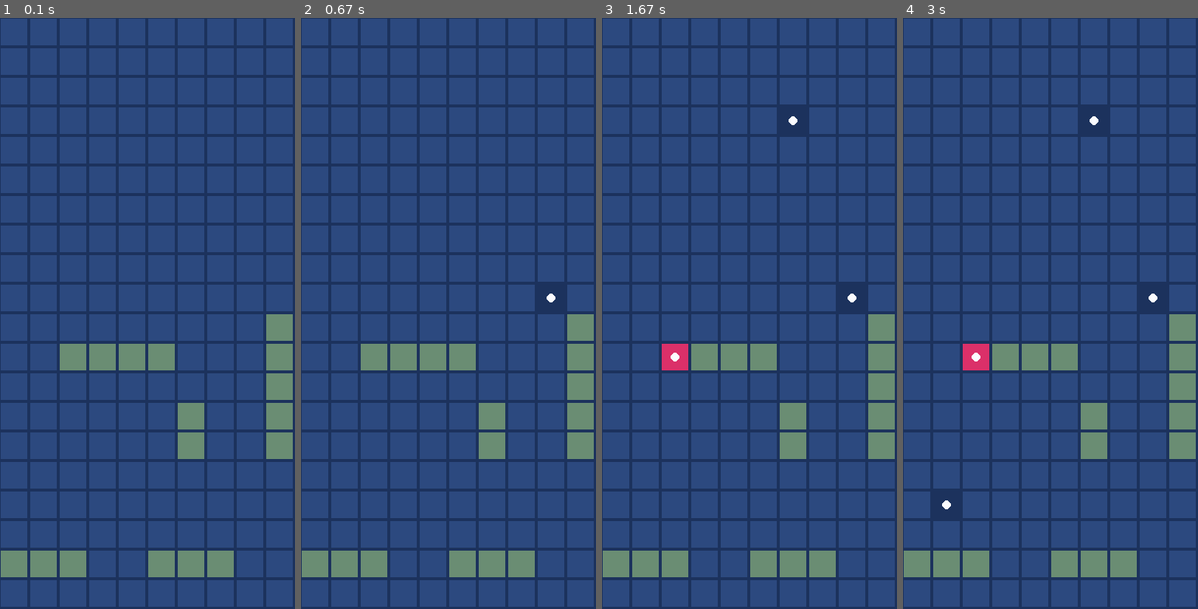
Above: before the commit, frames 1-4 (left to right).
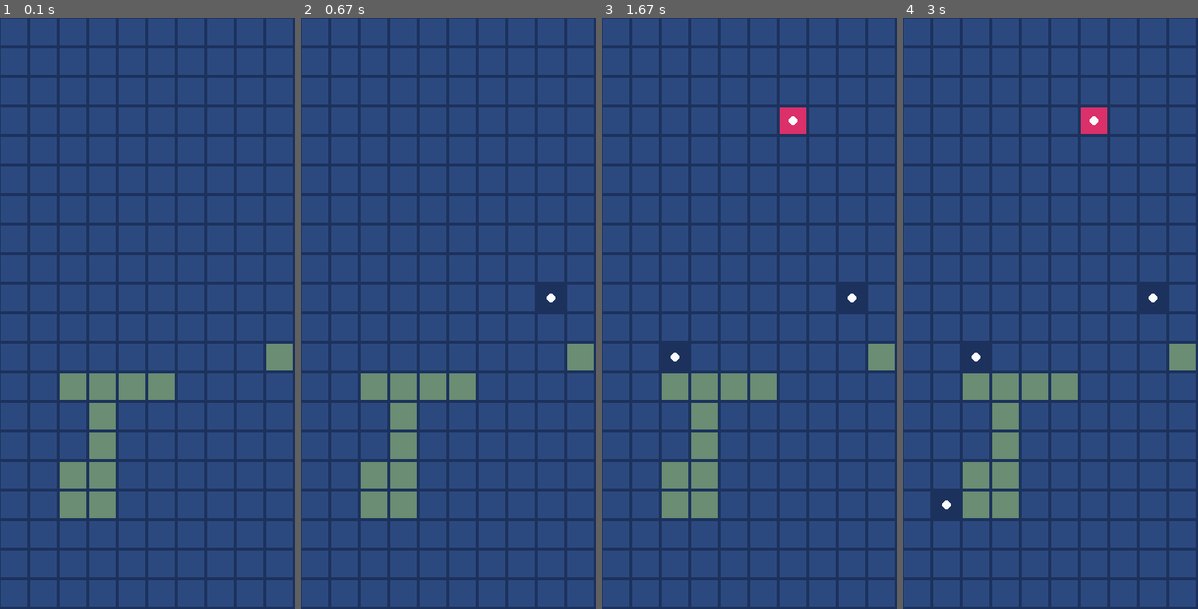
Above: after the commit, the same moments.

Repository: 8ctopotamus/battleship-pygame
Game: pygame game, started from main.py
Two runs of this game, one before a commit and one after it. Both use one fixed random seed, a clock stepped at 60 frames per second and the inputs below.
Inputs (mouse positions are in pixels of both pictures, inside the frame that each line leads up to):
- Up to frame 1 (0.1 s): no input
- Up to frame 2 (0.67 s): click (542, 295) at 0.38 s
- Up to frame 3 (1.67 s): click (790, 106) at 1.22 s
- Up to frame 4 (3 s): no input

The runs differ from the first frame. In frame 1, 11% of the frame differs, in the area x 0-100%, y 50-95%; in frame 2, 11%; in frame 3, 11%, in the area x 0-100%, y 15-95%; in frame 4, 11%.

Commit message:
rando grid

Diff:
--- a/classes/Bot.py
+++ b/classes/Bot.py
@@ -3,8 +3,8 @@
 from classes.Player import Player
 
 class Bot(Player):
-  def __init__(self, grid):
-    super().__init__(grid, False)
+  def __init__(self):
+    super().__init__(False)
 
   def shoot(self, human):
     time.sleep(1)
--- a/classes/Human.py
+++ b/classes/Human.py
@@ -2,8 +2,8 @@
 from classes.Player import Player
 
 class Human(Player):
-  def __init__(self, grid):
-    super().__init__(grid, True)
+  def __init__(self):
+    super().__init__(True)
 
   def shoot(self, bot):
     x, y = pygame.mouse.get_pos();
--- a/classes/Player.py
+++ b/classes/Player.py
@@ -1,17 +1,56 @@
+from random import choice
 import constants
 from classes.Cell import Cell
+from pprint import pprint
 
 class Player:
   shotsFired = []
 
-  def __init__(self, grid, isHuman=False):
+  def __init__(self, isHuman=False):
     self.isHuman = isHuman
-    offset = constants.HEIGHT / 2 if isHuman else 0
+    self.grid = []
+    self.generateGrid()
+
+  def generateGrid(self):
+    grid = list( map(lambda _ : [0]*10, range(10)) )
+    for size in [5,4,3,3,2]:
+      processing = True
+      # search for a space to put the ship
+      while processing:
+        # print("Working on ship size % s" % size)
+        ship = [] # [[0, 0], [0, 1], [0, 2], [x, y]]
+        attempts = 0
+        # find an empty cell to start
+        startRowIdx = choice(range(10))
+        startColIdx = choice(range(10))
+        vert = choice([True, False])
+        # if start cell is available
+        if grid[startRowIdx][startColIdx] == 0:
+          ship.append([startRowIdx, startColIdx])
+          while len(ship) < size and not attempts >= size:
+            (prevX, prevY) = ship[len(ship) - 1]
+            # print("prevX: %s prevY: %s" % (prevX, prevY))
+            if vert:
+              if prevY - 1 > 0:
+                ship.append([prevX, prevY - 1])
+              # check below
+              if (prevY + 1) < len(ship):
+                ship.append([prevX, prevY + 1])
+            else:
+              # check left
+              if prevX - 1 > 0:
+                ship.append([prevX - 1, prevY])
+              # check right
+              if (prevX + 1) < len(grid[startRowIdx]):
+                ship.append([prevX + 1, prevY])
+            attempts += 1
+        # draw ship
+        for (x, y) in ship:
+          grid[y][x] = 1
+        processing = False
+    # Create cells based on grid
     visible = True if self.isHuman else False
-
-    # TODO: if no grid, generate random
-    self.grid = [] # list(map(lambda row : list(map(lambda col : Cell(row[0], col[0], col[1]), enumerate(row[1]))), enumerate(grid)))
-
+    offset = constants.HEIGHT / 2 if self.isHuman else 0
     for row in enumerate(grid):
       for col in enumerate(row[1]):
         self.grid.append(Cell(col[0]*constants.COL_SIZE + 1, (row[0]*constants.COL_SIZE)+offset+1, col[1], visible))
--- a/main.py
+++ b/main.py
@@ -13,32 +13,8 @@
   run = True
   FPS = 60
 
-  human = Human([
-    [0,0,0,0,0,0,0,0,0,1],
-    [0,0,1,1,1,1,0,0,0,1],
-    [0,0,0,0,0,0,0,0,0,1],
-    [0,0,0,0,0,0,1,0,0,1],
-    [0,0,0,0,0,0,1,0,0,1],
-    [0,0,0,0,0,0,0,0,0,0],
-    [0,0,0,0,0,0,0,0,0,0],
-    [0,0,0,0,0,0,0,0,0,0],
-    [1,1,1,0,0,1,1,1,0,0],
-    [0,0,0,0,0,0,0,0,0,0],
-  ])
-
-  bot = Bot([
-    [0,1,0,0,0,0,1,1,1,0],
-    [0,1,0,0,0,0,0,0,0,0],
-    [0,1,0,0,1,1,0,0,0,0],
-    [0,1,0,0,0,0,0,0,0,0],
-    [0,0,0,0,0,0,0,0,0,0],
-    [0,0,0,0,0,0,0,0,0,0],
-    [0,0,0,0,1,1,1,1,1,0],
-    [0,0,0,0,0,0,0,0,0,0],
-    [0,0,0,0,0,0,0,0,0,0],
-    [0,0,0,0,1,1,1,0,0,0],
-  ])
-
+  human = Human()
+  bot = Bot()
   players = [human, bot]
   isHumansTurn = True
 
--- a/scratchpad.py
+++ b/scratchpad.py
@@ -1,6 +1,5 @@
 from random import choice
 from pprint import pprint
-from tracemalloc import start
 
 grid = list( map(lambda _ : [0]*10, range(10)) )
 for size in [5,4,3,3,2]:
@@ -14,7 +13,6 @@
     startRowIdx = choice(range(10))
     startColIdx = choice(range(10))
     vert = choice([True, False])
-
     # if start cell is available
     if grid[startRowIdx][startColIdx] == 0:
       ship.append([startRowIdx, startColIdx])
@@ -22,27 +20,26 @@
         (prevX, prevY) = ship[len(ship) - 1]
         print("prevX: %s prevY: %s" % (prevX, prevY))
         if vert:
-          # check above
-          if prevY - 1 in grid:
+          if prevY - 1 > 0:
+            print("Appending cell above")
             ship.append([prevX, prevY - 1])
           # check below
-          if prevY + 1 in grid:
+          if (prevY + 1) < len(ship):
+            print("Appending cell below")
             ship.append([prevX, prevY + 1])
-        # if horiz
         else:
           # check left
-          if prevX - 1 in grid[startRowIdx]:
+          if prevX - 1 > 0:
             ship.append([prevX - 1, prevY])
           # check right
-          if prevX + 1 in grid[startRowIdx]:
+          if (prevX + 1) < len(grid[startRowIdx]):
             ship.append([prevX + 1, prevY])
-        print("ship")
-        pprint(ship)
         attempts += 1
+      print("ship")
+      pprint(ship)
     # draw ship
     for (x, y) in ship:
       grid[y][x] = 1
     processing = False
 
-
 pprint(grid)
